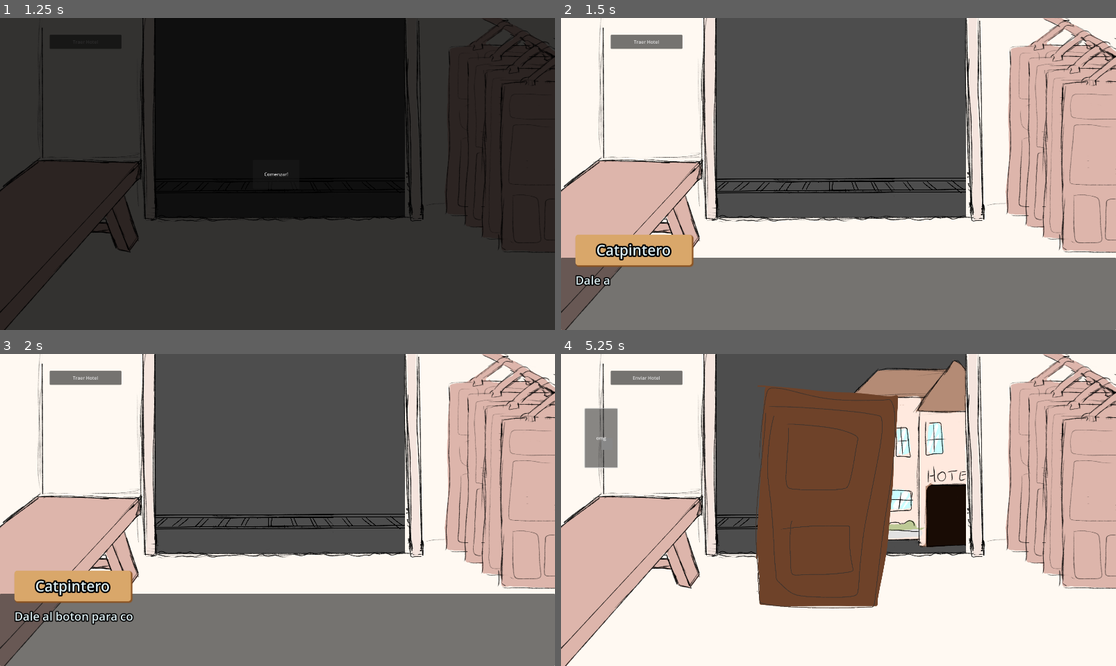
Above: before the commit, frames 1-4 (two rows, left to right).
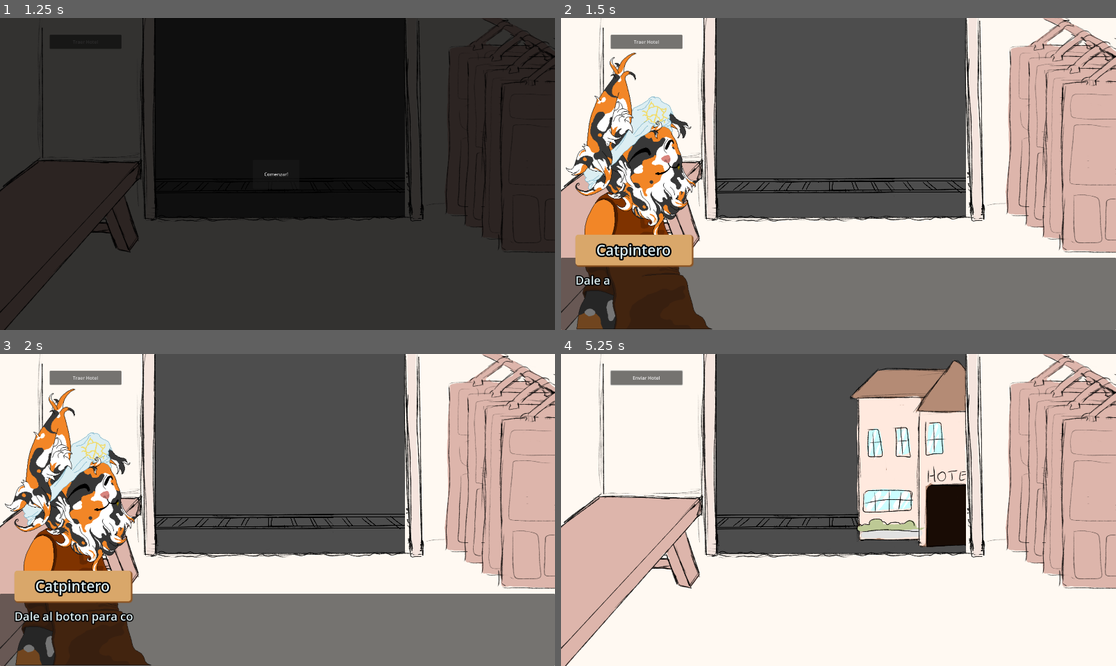
Above: after the commit, the same moments.

Repository: JavierLarre/game-jam-puertas
Game: Godot game, scene res://puertas.tscn
The game is run twice, just before and just after one commit, with the same random seed, the same clock (stepped at 60 frames per second) and the same inputs.
Inputs (mouse positions are in pixels of both pictures, inside the frame that each line leads up to):
- Up to frame 1 (1.25 s): click "Traer Hotel" at 0.5 s
- Up to frame 2 (1.5 s): click "Comenzar!" at 1.25 s
- Up to frame 3 (2 s): no input
- Up to frame 4 (5.25 s): click "Traer Hotel" at 2 s; click "Traer Hotel" at 2.75 s; move the mouse to (960, 494) at 3.52 s; click (960, 494) at 3.67 s; click "Enviar Hotel" at 4.25 s; click (599, 438) at 5 s, where only the run before the commit has a clickable "omg"

Frame 1 is identical in both runs. In frame 2, 11% of the frame differs, in the area x 0-28%, y 11-100%; in frame 3, 11%; in frame 4, 17%, in the area x 4-61%, y 5-82%.

Commit message:
catpintero agregado

Diff:
--- /dev/null
+++ b/catpintero.tscn
@@ -0,0 +1,25 @@
+[gd_scene load_steps=3 format=3 uid="uid://cncfa2pbvibl4"]
+
+[ext_resource type="Texture2D" uid="uid://b86i7f8yjcxsf" path="res://assets/Cabeza_Catpintero_PNG.png" id="1_sgbht"]
+[ext_resource type="Texture2D" uid="uid://5uws0k7qqocp" path="res://assets/Cuerpo_Catpintero_PNG.png" id="1_wj4p6"]
+
+[node name="Catpintero" type="Control"]
+layout_mode = 3
+anchors_preset = 0
+offset_right = 113.0
+offset_bottom = 110.0
+
+[node name="Cuerpintero" type="TextureRect" parent="."]
+layout_mode = 0
+offset_top = 377.0
+offset_right = 469.0
+offset_bottom = 875.0
+texture = ExtResource("1_wj4p6")
+stretch_mode = 5
+
+[node name="Cabezapintero" type="TextureRect" parent="."]
+layout_mode = 0
+offset_right = 443.0
+offset_bottom = 581.0
+texture = ExtResource("1_sgbht")
+stretch_mode = 5
--- a/dialogue/dialog.tscn
+++ b/dialogue/dialog.tscn
@@ -1,6 +1,7 @@
-[gd_scene load_steps=6 format=3 uid="uid://pu20fbbg122j"]
+[gd_scene load_steps=7 format=3 uid="uid://pu20fbbg122j"]
 
 [ext_resource type="Script" uid="uid://t8iqf6ew8740" path="res://dialogue/dialog.gd" id="1_fhvxk"]
+[ext_resource type="PackedScene" uid="uid://cncfa2pbvibl4" path="res://catpintero.tscn" id="2_j5yfy"]
 [ext_resource type="AudioStream" uid="uid://bc4i0faa5qu6k" path="res://assets/meow.ogg" id="2_usurq"]
 [ext_resource type="AudioStream" uid="uid://rfwg5lpubmrc" path="res://assets/hinge.ogg" id="3_j5yfy"]
 [ext_resource type="Script" uid="uid://bkcuebk6db8v8" path="res://dialogue/debug_say.gd" id="4_6by1v"]
@@ -21,6 +22,13 @@
 content_label = NodePath("Contents/MarginContainer/RichTextLabel")
 meow_sound = NodePath("Meow")
 squeak_sound = NodePath("Hinge")
+
+[node name="Catpintero" parent="." instance=ExtResource("2_j5yfy")]
+offset_left = -12.0
+offset_top = 93.0
+offset_right = -12.0
+offset_bottom = 93.0
+scale = Vector2(1.2, 1.2)
 
 [node name="Contents" type="PanelContainer" parent="."]
 anchors_preset = -1
--- a/ui/building_button.gd
+++ b/ui/building_button.gd
@@ -15,7 +15,6 @@
 			is_building_here = true
 			building_view.bring_building()
 			await building_view.building_stopped_moving
-			print("a")
 
 			text = "Enviar Hotel"
 		else:
--- a/ui/carpinteria.gd
+++ b/ui/carpinteria.gd
@@ -6,10 +6,13 @@
 func _ready() -> void:
 	$BuildingButton.building_view = $BuildingsView
 	$BuildingButton.z_index += 2
-	$BuildingsView.building_stopped_moving.connect(emit_building_signal)
+	$BuildingsView.building_stopped_moving.connect(emit_building_arrived)
+	$BuildingButton.pressed.connect(emit_building_sent)
 
-func emit_building_signal() -> void:
+func emit_building_arrived() -> void:
 	if $BuildingButton.is_building_here:
 		building_arrived.emit()
-	else:
+
+func emit_building_sent() -> void:
+	if not $BuildingButton.is_building_here:
 		building_sent.emit()
--- a/ui/ui.gd
+++ b/ui/ui.gd
@@ -6,6 +6,7 @@
 func _ready() -> void:
 	$Menu/Button.pressed.connect(remove_menu)
 	$Carpinteria.building_arrived.connect(show_puerta)
+	$Carpinteria.building_sent.connect(hide_puerta)
 
 func remove_menu() -> void:
 	remove_child($Menu)
@@ -20,3 +21,6 @@
 
 func show_puerta():
 	$DecorarPuerta.visible = true
+
+func hide_puerta():
+	$DecorarPuerta.visible = false
Binary file added: assets/Cabeza_Catpintero_PNG.png
Not shown, added: assets/Cabeza_Catpintero_PNG.png.import
Binary file added: assets/Cuerpo_Catpintero_PNG.png
Not shown, added: assets/Cuerpo_Catpintero_PNG.png.import
